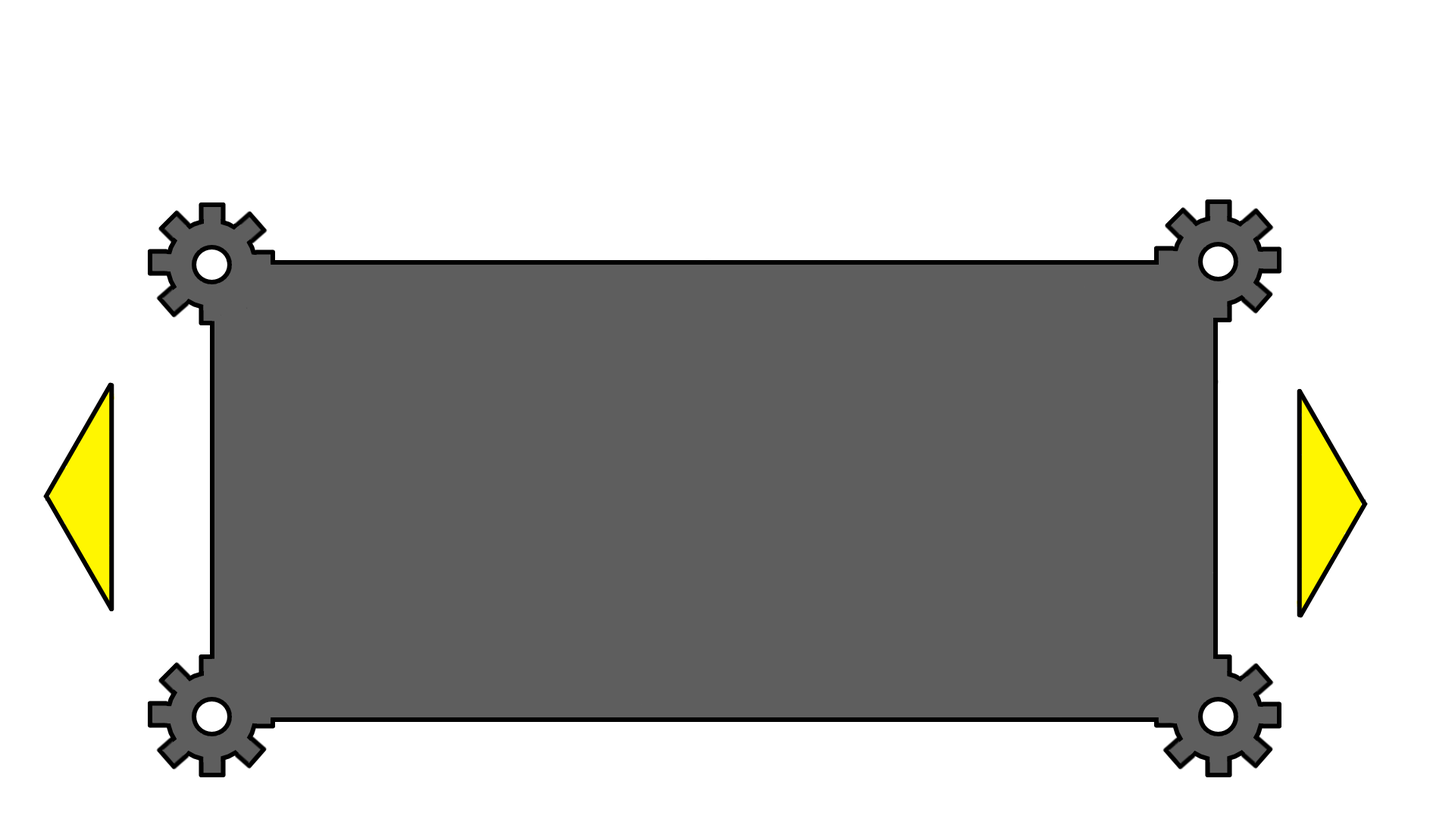
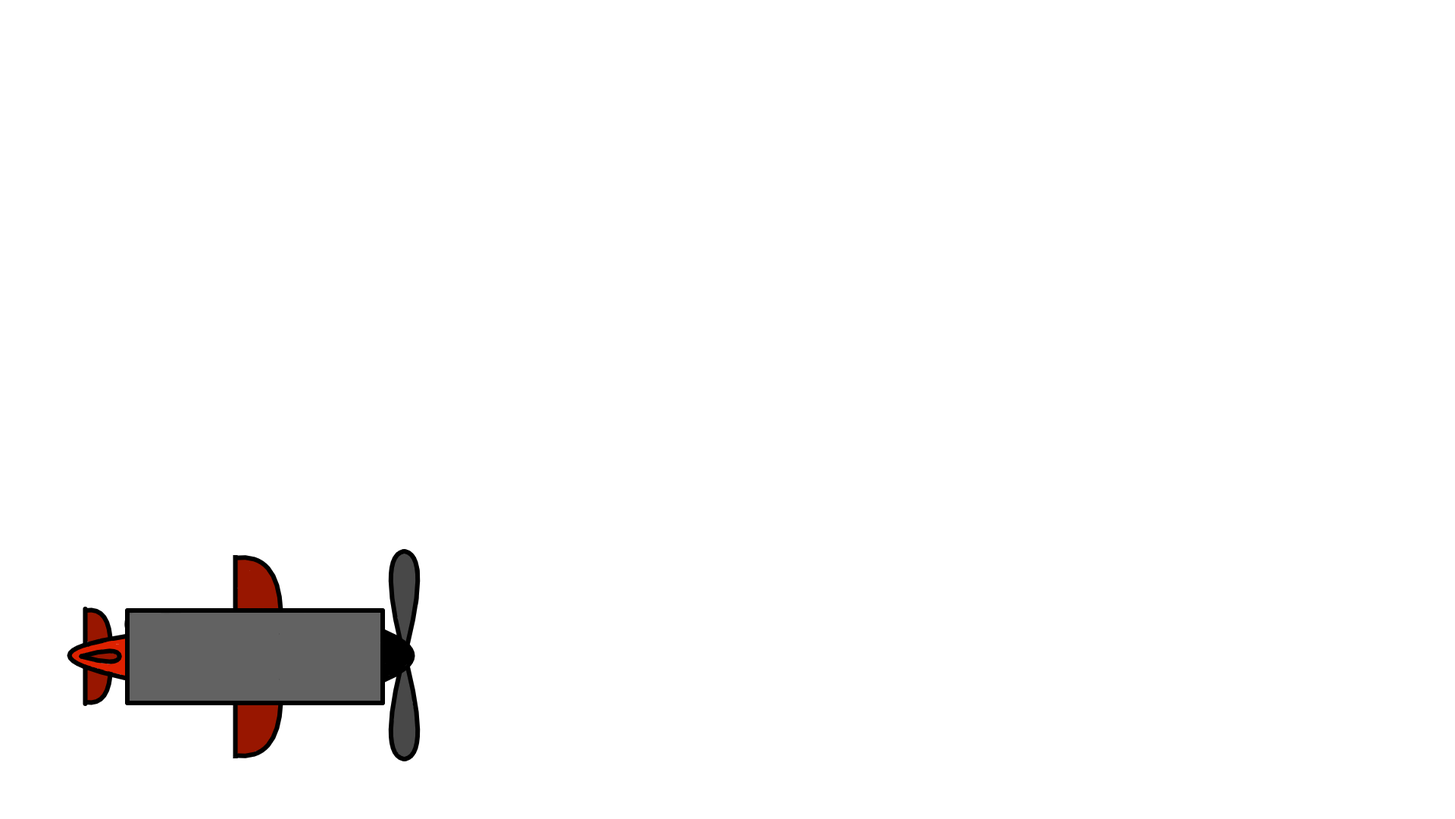
Two versions of the same layered image (1455x819). Layer-by-layer changes:
removed group "arrow" (1st of 2) (2 layers) over [left=43, top=382, right=195, bottom=680]
moved "contour" out of group "arrow", painted on it over [left=43, top=339, right=486, bottom=777]
moved "colour" out of group "arrow", painted on it over [left=43, top=339, right=437, bottom=777]
removed group "arrow" (2nd of 2) (2 layers) over [left=1296, top=388, right=1369, bottom=618]
removed layer "contour" (2nd of 2, in "arrow") from group "arrow" over [left=1296, top=388, right=1369, bottom=618]
removed layer "colour" (2nd of 2, in "arrow") from group "arrow" over [left=1296, top=388, right=1369, bottom=618]
hid "Tło", painted on it over [left=43, top=199, right=1369, bottom=777]
